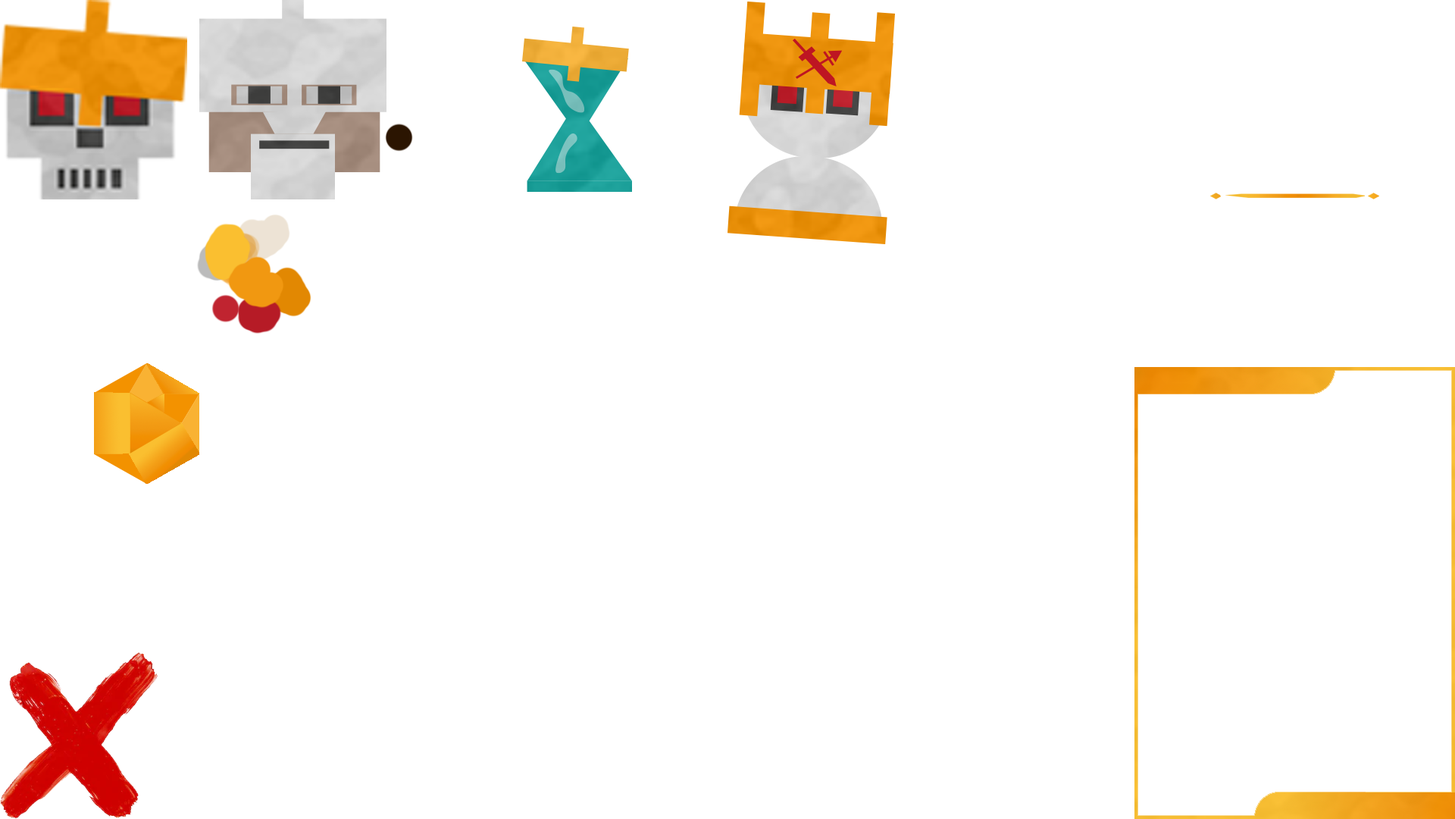
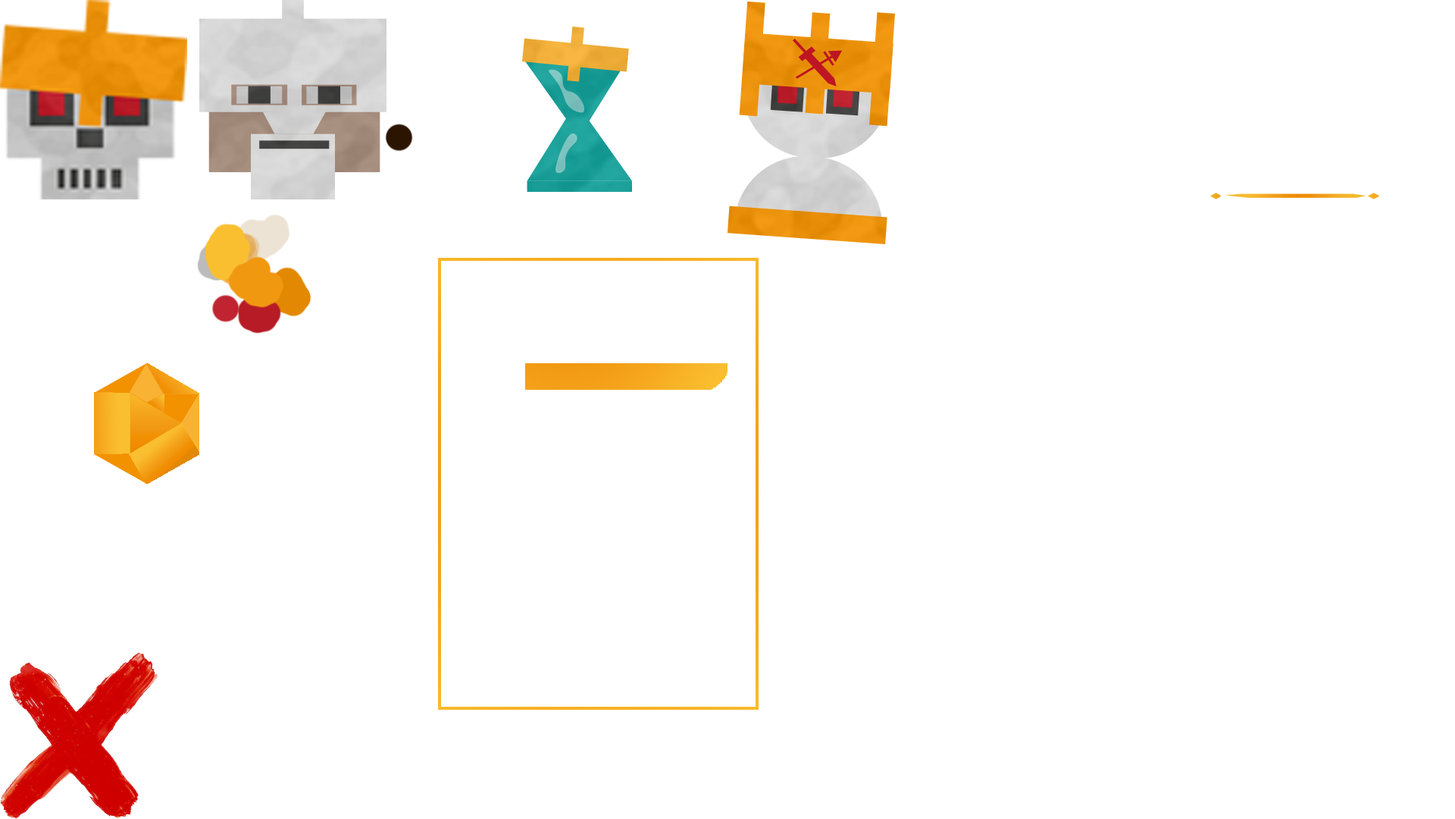
Comparing the layer stacks of the two 1455x819 images. Changes:
added layer "Calque 16" above "Calque 14" over [525, 363, 728, 390]
added layer "Calque 17" above "Calque 15" over [438, 257, 759, 710]
added layer "Calque 15" above "Calque 7" over [1134, 366, 1455, 819]
hid "Calque 7" over [1134, 366, 1455, 819]
